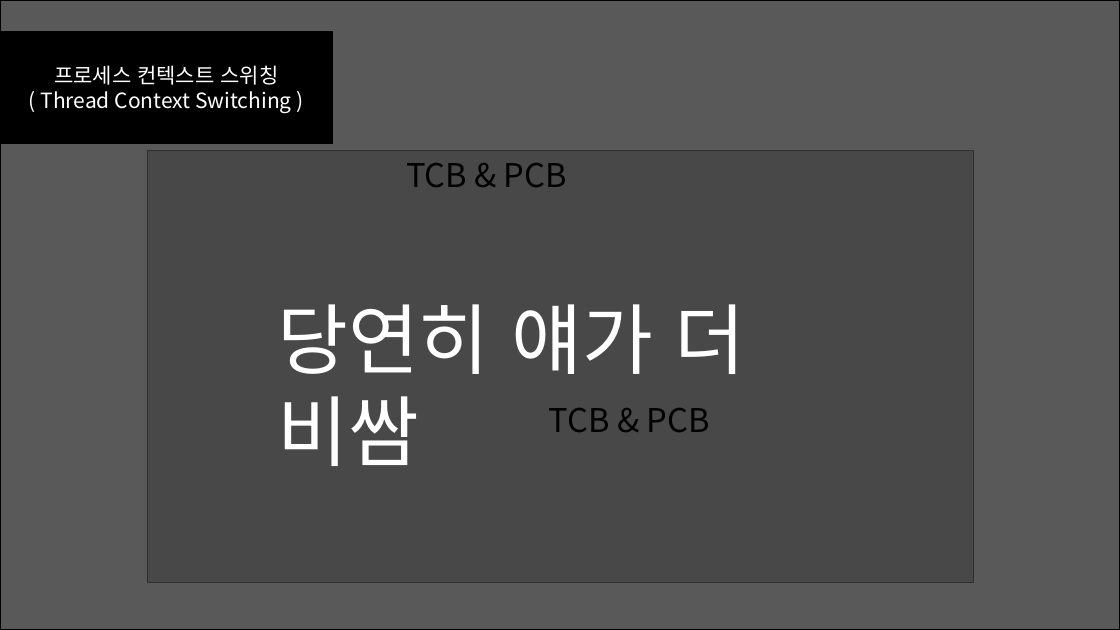
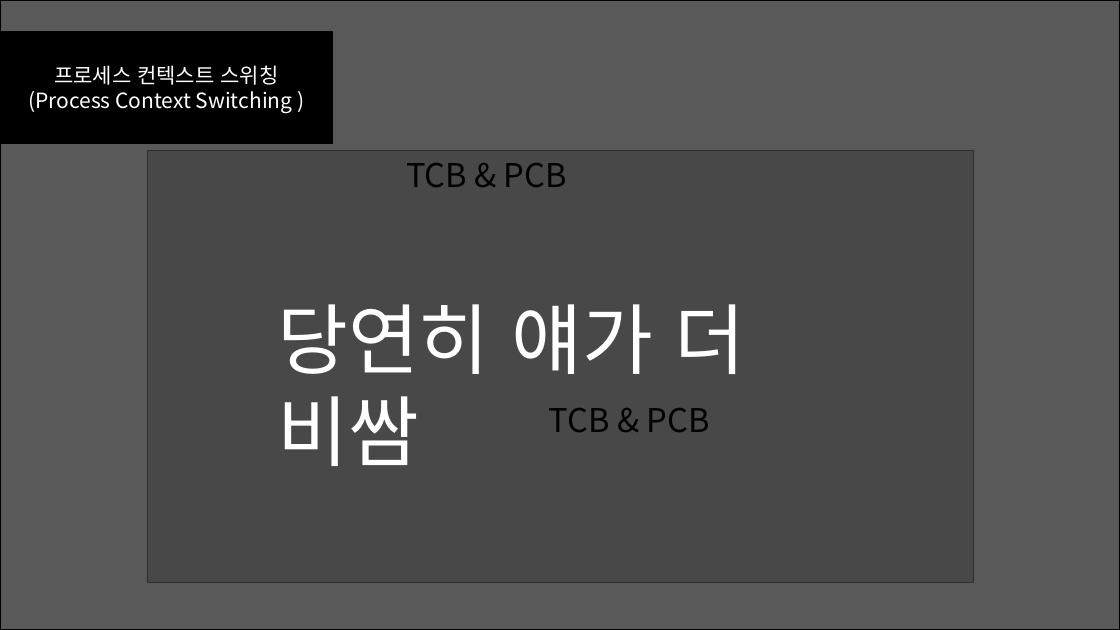
Before and after one commit to SEH00N/SDLU, a slide deck: slide 51 of ServerLecture/PT/3강 멀티스레딩 이론.pptx. Drawn at 1120x630 pixels with LibreOffice and Linux fonts; fonts in the diff are those of the drawing; grey boxes stand for pictures. Boxes give left, top, right and bottom in pixels: in the first picture for what was removed or moved away, otherwise in the second. Text is boxed around its words. In the diff, an @@ line names an element or a change of style, - is before the commit and + after.

```diff
--- a/ServerLecture/PT/3강 멀티스레딩 이론.pptx
+++ b/ServerLecture/PT/3강 멀티스레딩 이론.pptx
@@ text in rectangle at (28, 91, 293, 113): text changed @@
-( Thread Context Switching )
+(Process Context Switching )
```
Also in this commit, not shown: 3 other slides changed, 5 other files.
